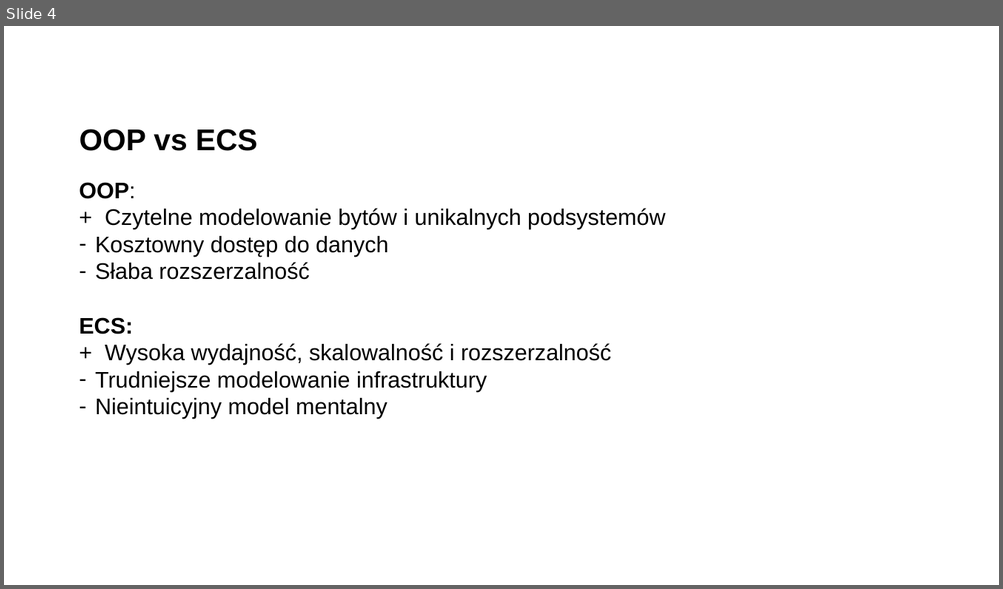
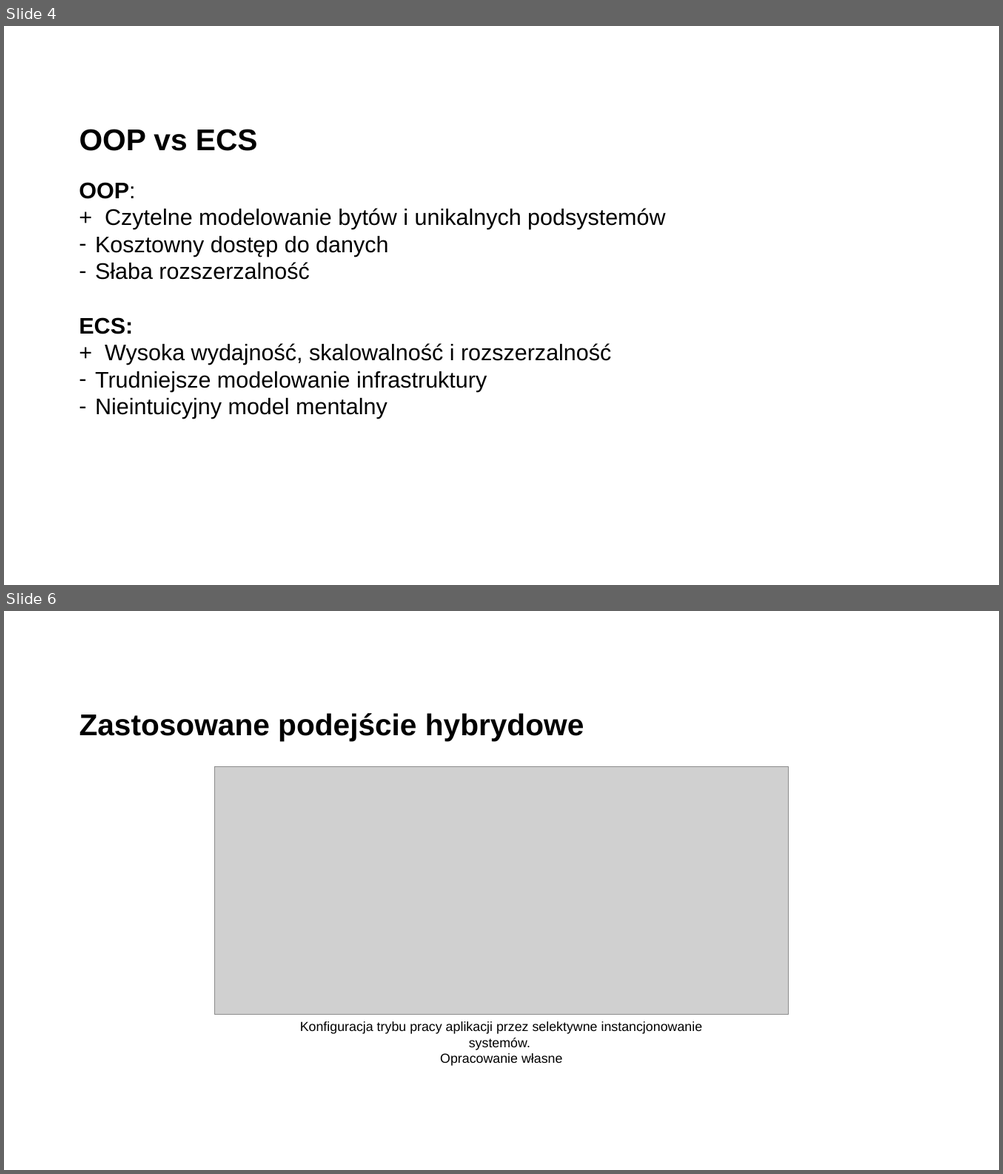
Before and after one commit to Filip-Rak/ecosystem-cc-results, a slide deck: docs/presentation.ppt. Shown one above the other, each under a label of ours: slide 4 before the commit, slides 4 and 6 after it; the slides between them are not shown. The pictures are 1003x589 and 1003x1174 pixels, drawn with LibreOffice and Linux fonts; fonts in the diff are those of the drawing; grey boxes stand for pictures; background and template pictures are left out. Boxes give left, top, right and bottom in pixels: in the first picture for what was removed or moved away, otherwise in the second. Text is boxed around its words. In the diff, an @@ line names an element or a change of style, - is before the commit and + after.

```diff
--- a/docs/presentation.ppt
+++ b/docs/presentation.ppt
@@ slide 6 added at [4,611,999,1170], background picture (left out) @@
@@ title added at [79,713,584,741], 32 pt, text #000000, bold @@
+Zastosowane podejście hybrydowe
@@ picture added at [215,766,788,1014] @@
@@ text added at [300,1022,703,1066], 14 pt, text #000000 @@
+Konfiguracja trybu pracy aplikacji przez selektywne instancjonowanie systemów.
+Opracowanie własne
```
Also in this commit, not shown: 1 slide changed, 2 other slides added, 3 other files.
